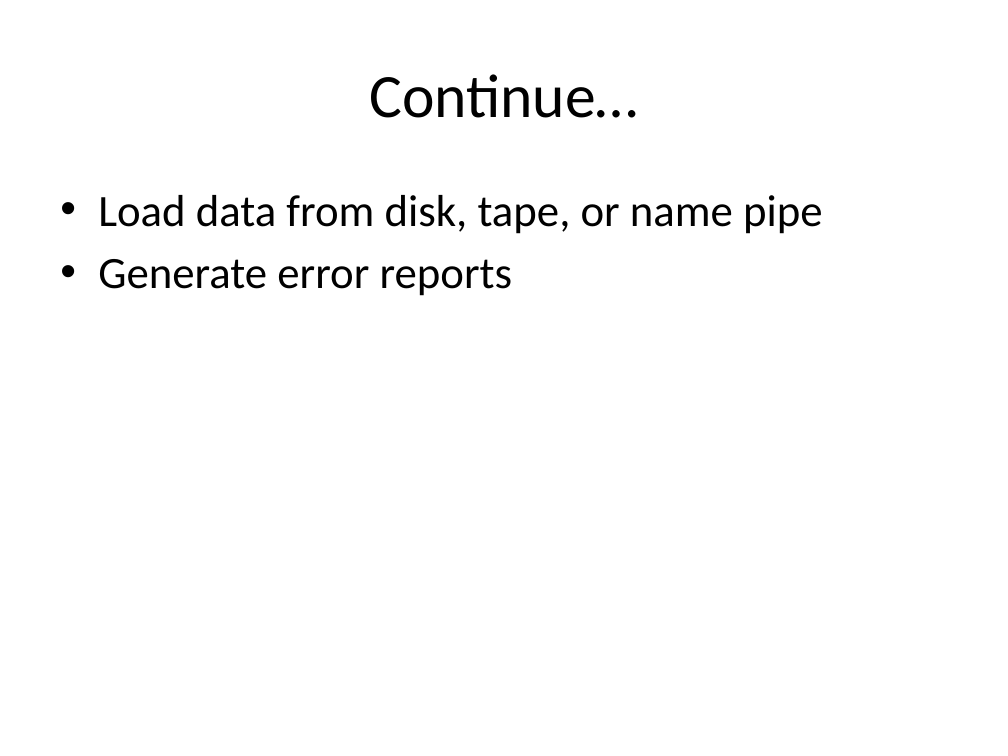
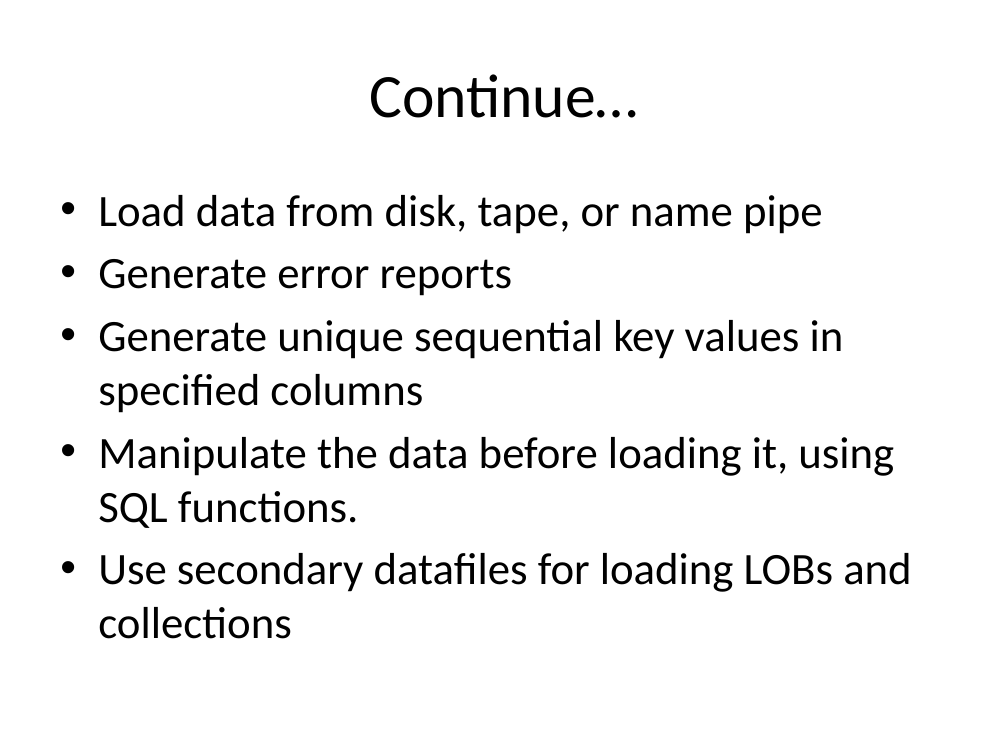
Before and after one commit to dottie333/dorothybox, a slide deck: slide 4 of SQLLDR/SQL_loader_simplified.pptx. Drawn at 1008x756 pixels with LibreOffice and Linux fonts; fonts in the diff are those of the drawing. Boxes give left, top, right and bottom in pixels: in the first picture for what was removed or moved away, otherwise in the second. Text is boxed around its words. In the diff, an @@ line names an element or a change of style, - is before the commit and + after.

```diff
--- a/SQLLDR/SQL_loader_simplified.pptx
+++ b/SQLLDR/SQL_loader_simplified.pptx
@@ text at (x1=98, y1=320, x2=912, y2=639): paragraphs added @@
+• Generate unique sequential key values in specified columns
+• Manipulate the data before loading it, using SQL functions.
+• Use secondary datafiles for loading LOBs and collections
```
Also in this commit, not shown: 2 other slides changed, 1 slide removed.
